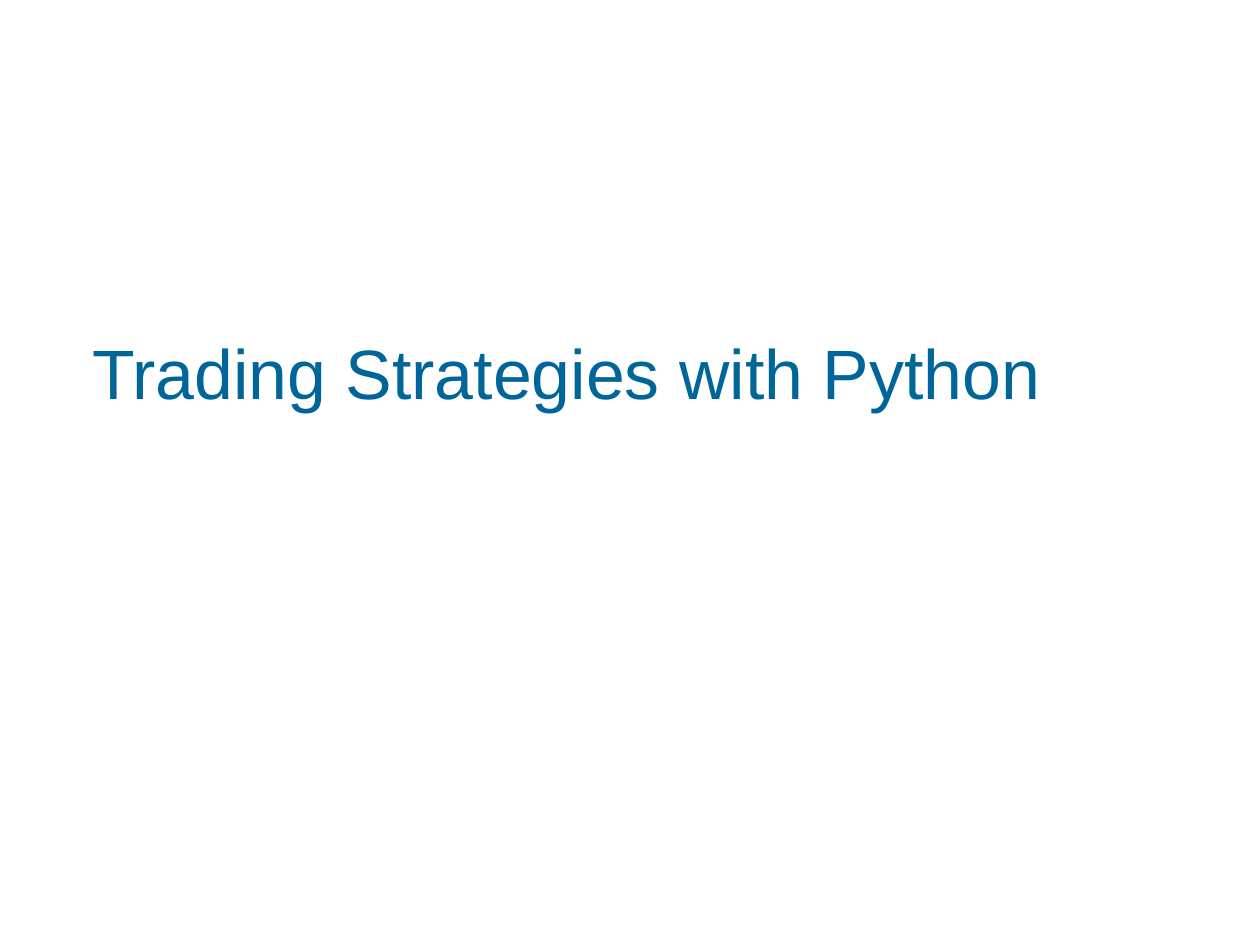
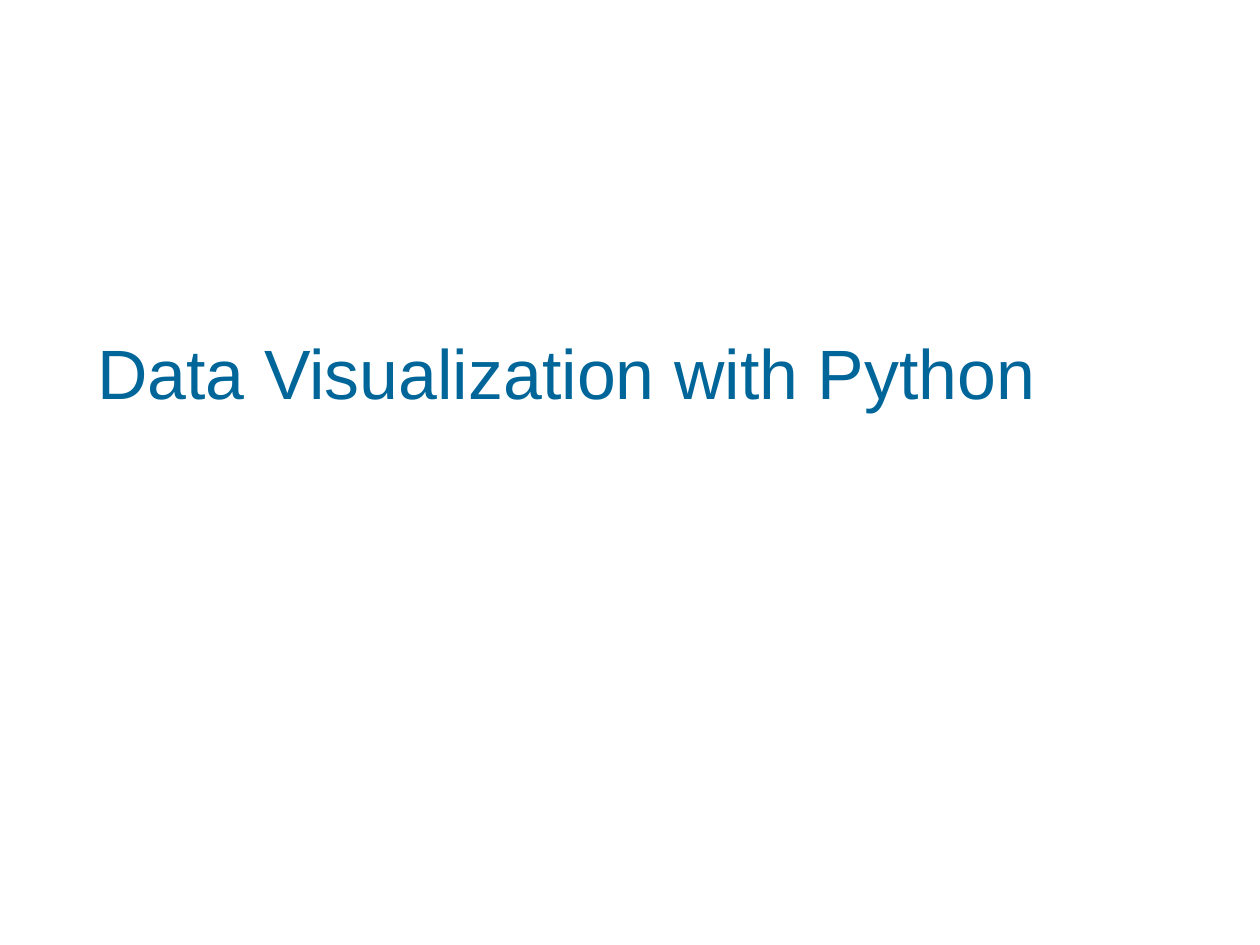
Before and after one commit to chankeypathak/CitiDataScience, a slide deck: slide 1 of marketanalyst/docs/Module 4.pptx. Drawn at 1260x945 pixels with LibreOffice and Linux fonts; fonts in the diff are those of the drawing; background and template pictures are left out. Boxes give left, top, right and bottom in pixels: in the first picture for what was removed or moved away, otherwise in the second. Text is boxed around its words. In the diff, an @@ line names an element or a change of style, - is before the commit and + after.

```diff
--- a/marketanalyst/docs/Module 4.pptx
+++ b/marketanalyst/docs/Module 4.pptx
@@ text at [97, 348, 1035, 412]: text changed @@
-Trading Strategies with Python
+Data Visualization with Python
```
Also in this commit, not shown: 6 other slides changed, 19 slides added, 17 slides removed, 31 other files.
